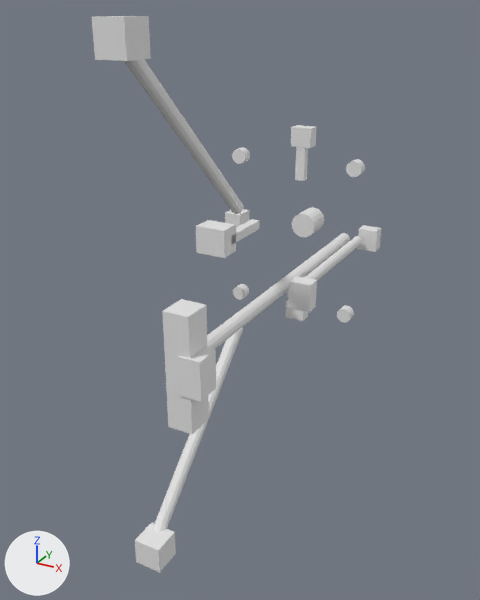
An edit to the OBJ model webots/meshes/butlerbot_skid_sensors.obj, drawn before and after from the same camera.
The view is the same before and after, from a camera (50 mm lens) standing at (0.576, -1.448, 0.453) and looking at (0.021, -0.439, -0.051). The lights are fixed; the arrows at lower left show +X, +Y and +Z. The older version comes first. Where no turn or scale is listed for an object, it has been applied to the vertices.

In view in the first picture: 'floor_pod', 'nadir_boom_l', 'nadir_boom_r', 'nadir_box_l', 'nadir_box_r', 'oak_body', 'radar_body', 'radar_pedestal', 'rear_body', 'stereo_bar', 'stereo_mast', 'us_left_rail' and 9 more.
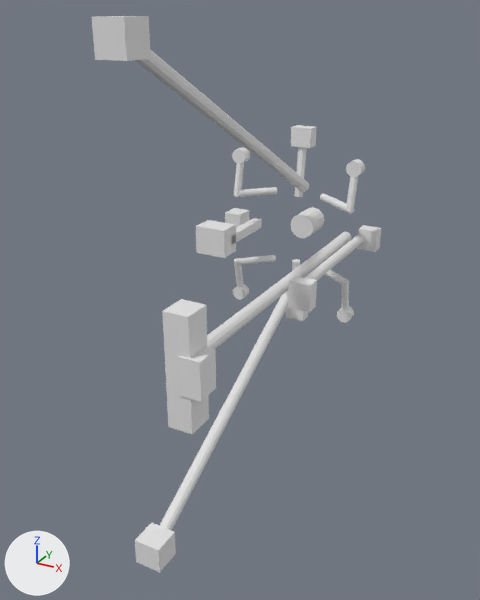
What differs and where, as boxes (x1, y1, x2, y2) in the pictures (480 x 600 px):
'nadir_strut_r', added
    after: (159, 292, 288, 531)
'nadir_strut_l', added
    after: (135, 50, 309, 192)
'nadir_boom_l', deleted
    before: (124, 59, 244, 214)
'nadir_boom_r', deleted
    before: (153, 328, 243, 532)
'us_left_rail', reshaped (46% taller)
    before: (295, 147, 308, 181)
    after: (294, 147, 307, 197)
'us_rear_left_up', added
    after: (235, 187, 277, 197)
'us_front_left_out', added
    after: (346, 176, 358, 212)
'us_rear_right_up', added
    after: (235, 255, 276, 265)
'us_front_left_up', added
    after: (320, 193, 355, 214)
'us_rear_left_out', added
    after: (234, 163, 244, 196)
'us_front_right_out', added
    after: (341, 279, 349, 310)
'us_rear_right_out', added
    after: (234, 258, 244, 288)
'us_front_right_up', added
    after: (320, 264, 349, 286)

The change, as a list of edits to the scene's bpy script:
```text
Change me_us_left_rail:
    remove me_us_left_rail.from_pydata(...)  # 8 vertices, 12 faces; spans x -0.01..0.01, y -0.134..-0.116, z 0.11..0.2
    add me_us_left_rail.from_pydata(...)  # 26 vertices, 48 faces; spans x -0.009..0.009, y -0.1445..-0.1105, z 0.0739..0.2081
    me_us_left_rail part 1: the whole mesh is rebuilt
Remove ob_nadir_boom_l:
    ob_nadir_boom_l = bpy.data.objects.new('nadir_boom_l', me_nadir_boom_l)
Remove ob_nadir_boom_r:
    ob_nadir_boom_r = bpy.data.objects.new('nadir_boom_r', me_nadir_boom_r)
Add ob_us_rear_right_up:
    ob_us_rear_right_up = bpy.data.objects.new('us_rear_right_up', me_us_rear_right_up)  # 26 vertices, 48 faces; spans x -0.1292..-0.0508, y -0.2042..-0.1258, z -0.088..-0.072
    ob_us_rear_right_up.location = (0.0, 0.0, 0.0)
Add ob_us_rear_right_out:
    ob_us_rear_right_out = bpy.data.objects.new('us_rear_right_out', me_us_rear_right_out)  # 26 vertices, 48 faces; spans x -0.128..-0.112, y -0.2039..-0.1691, z -0.1666..-0.0734
    ob_us_rear_right_out.location = (0.0, 0.0, 0.0)
Add ob_us_rear_left_up:
    ob_us_rear_left_up = bpy.data.objects.new('us_rear_left_up', me_us_rear_left_up)  # 26 vertices, 48 faces; spans x -0.1292..-0.0508, y -0.2042..-0.1258, z 0.072..0.088
    ob_us_rear_left_up.location = (0.0, 0.0, 0.0)
Add ob_us_rear_left_out:
    ob_us_rear_left_out = bpy.data.objects.new('us_rear_left_out', me_us_rear_left_out)  # 26 vertices, 48 faces; spans x -0.128..-0.112, y -0.2039..-0.1691, z 0.0734..0.1666
    ob_us_rear_left_out.location = (0.0, 0.0, 0.0)
Add ob_us_front_right_up:
    ob_us_front_right_up = bpy.data.objects.new('us_front_right_up', me_us_front_right_up)  # 26 vertices, 48 faces; spans x 0.0512..0.1488, y -0.2044..-0.1256, z -0.088..-0.072
    ob_us_front_right_up.location = (0.0, 0.0, 0.0)
Add ob_us_front_right_out:
    ob_us_front_right_out = bpy.data.objects.new('us_front_right_out', me_us_front_right_out)  # 26 vertices, 48 faces; spans x 0.132..0.148, y -0.2039..-0.1691, z -0.1666..-0.0734
    ob_us_front_right_out.location = (0.0, 0.0, 0.0)
Add ob_us_front_left_up:
    ob_us_front_left_up = bpy.data.objects.new('us_front_left_up', me_us_front_left_up)  # 26 vertices, 48 faces; spans x 0.0512..0.1488, y -0.2044..-0.1256, z 0.072..0.088
    ob_us_front_left_up.location = (0.0, 0.0, 0.0)
Add ob_us_front_left_out:
    ob_us_front_left_out = bpy.data.objects.new('us_front_left_out', me_us_front_left_out)  # 26 vertices, 48 faces; spans x 0.132..0.148, y -0.2039..-0.1691, z 0.0734..0.1666
    ob_us_front_left_out.location = (0.0, 0.0, 0.0)
Add ob_nadir_strut_r:
    ob_nadir_strut_r = bpy.data.objects.new('nadir_strut_r', me_nadir_strut_r)  # 26 vertices, 48 faces; spans x -0.002..0.022, y -0.739..-0.125, z -0.431..-0.087
    ob_nadir_strut_r.location = (0.0, 0.0, 0.0)
Add ob_nadir_strut_l:
    ob_nadir_strut_l = bpy.data.objects.new('nadir_strut_l', me_nadir_strut_l)  # 26 vertices, 48 faces; spans x -0.002..0.022, y -0.739..-0.125, z 0.087..0.431
    ob_nadir_strut_l.location = (0.0, 0.0, 0.0)
```
